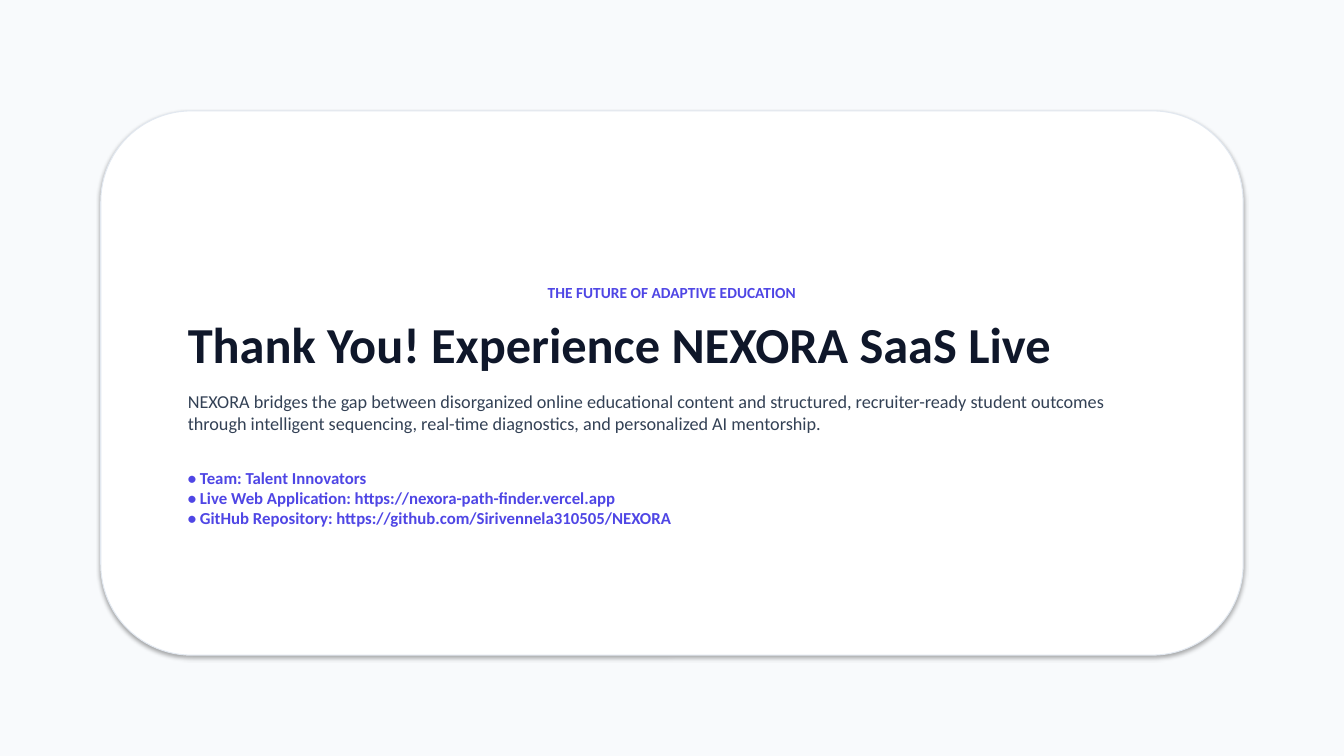
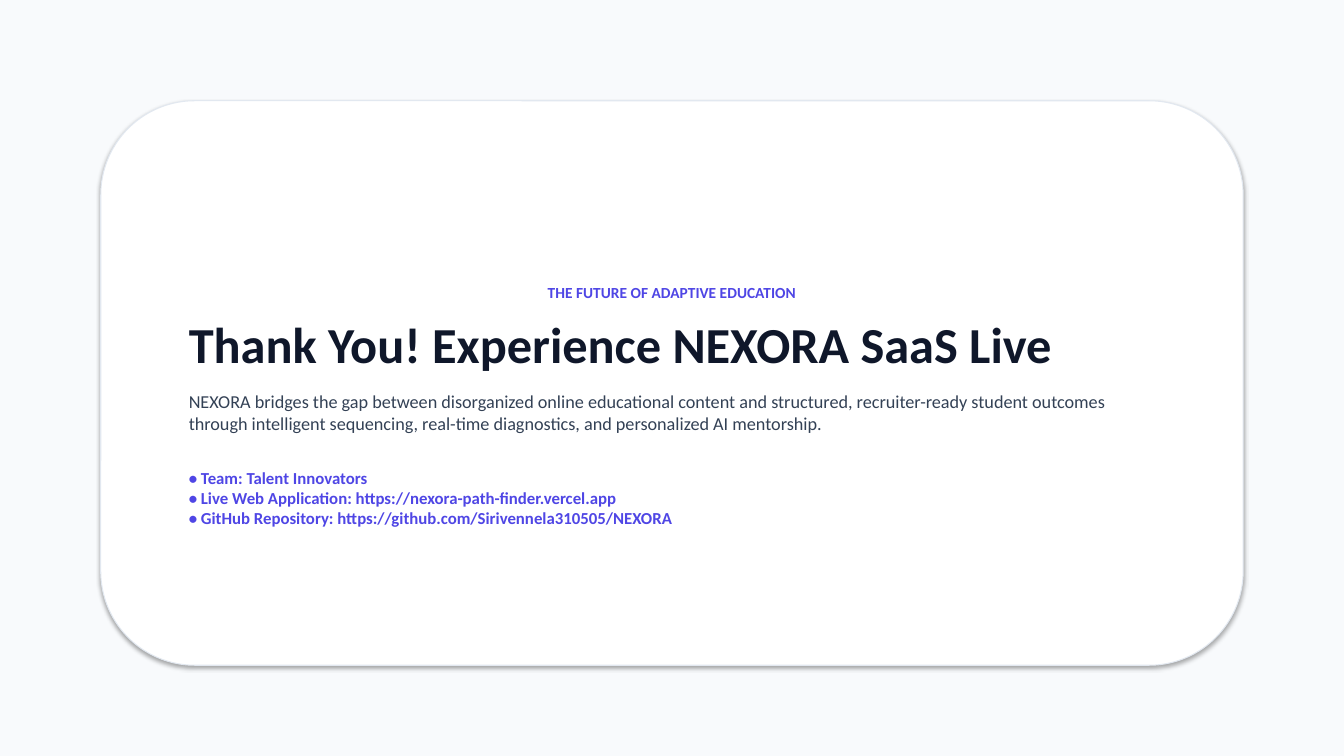
Before and after one commit to Sirivennela310505/NEXORA, a slide deck: slide 9 of NEXORA_Clean_White_Presentation.pptx (slide 7 before the commit). Drawn at 1344x756 pixels with LibreOffice and Linux fonts; fonts in the diff are those of the drawing. Boxes give left, top, right and bottom in pixels: in the first picture for what was removed or moved away, otherwise in the second. Text is boxed around its words. In the diff, an @@ line names an element or a change of style, - is before the commit and + after.

```diff
--- a/NEXORA_Clean_White_Presentation.pptx
+++ b/NEXORA_Clean_White_Presentation.pptx
@@ rounded rectangle "THE FUTURE OF ADAPTIVE EDUCATION": place and size @@
-rounded rectangle "THE FUTURE OF ADAPTIVE EDUCATION" at box(101, 111, 1243, 655)
+rounded rectangle "THE FUTURE OF ADAPTIVE EDUCATION" at box(101, 101, 1243, 665)
```
Also in this commit, not shown: 6 other slides changed, 2 slides added, 3 other files.
